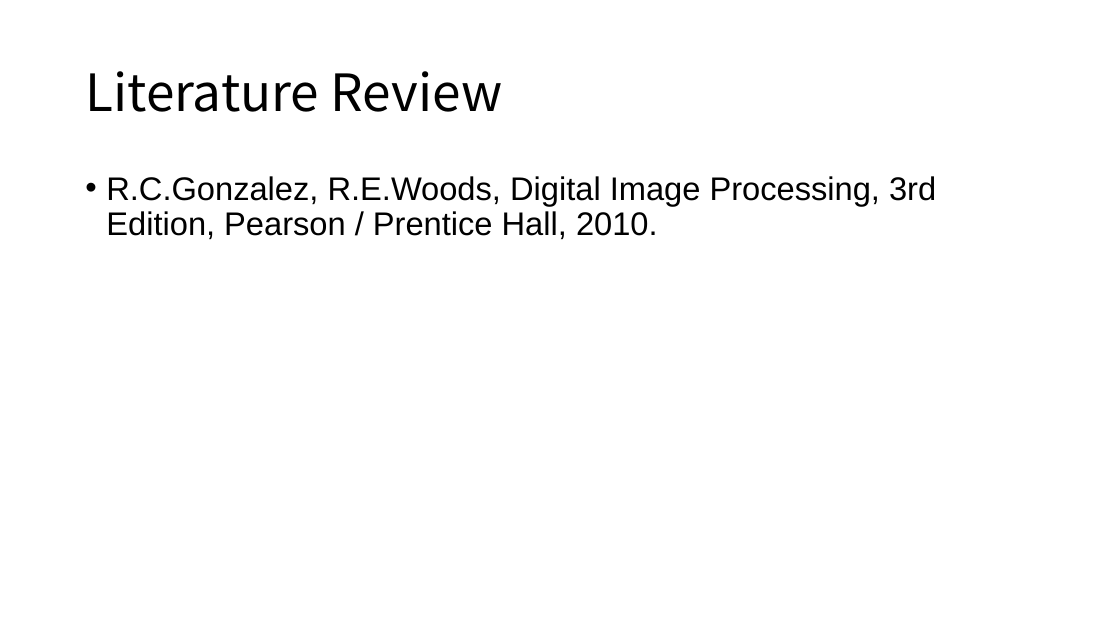
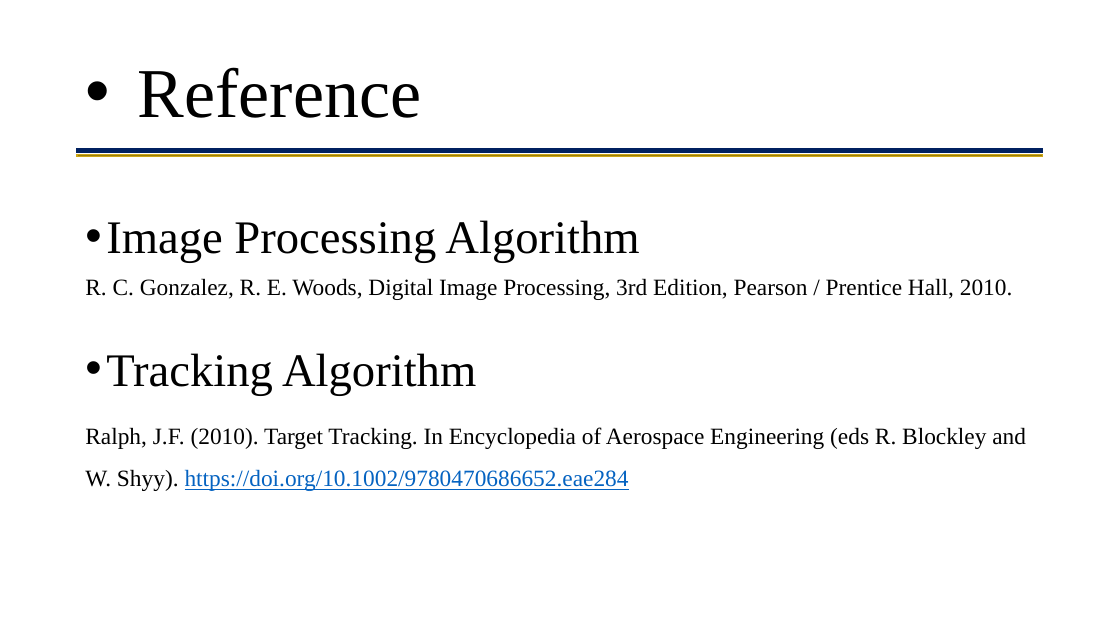
Before and after one commit to yezehao/final-year-project, a slide deck: slide 19 of deliverable/presentation/presentation.pptx (slide 6 before the commit). Drawn at 1120x630 pixels with LibreOffice and Linux fonts; fonts in the diff are those of the drawing. Boxes give left, top, right and bottom in pixels: in the first picture for what was removed or moved away, otherwise in the second. Text is boxed around its words. In the diff, an @@ line names an element or a change of style, - is before the commit and + after.

Commit message:
modify the PPT

```diff
--- a/deliverable/presentation/presentation.pptx
+++ b/deliverable/presentation/presentation.pptx
@@ title at bbox=[138, 67, 421, 118]: text changed; size 44 to 60 pt; font Noto Sans CJK SC to Times New Roman @@
-Literature Review
+• Reference
@@ rectangle added at bbox=[77, 149, 1044, 152], fill #002060, outline #002060 1 pt @@
@@ rectangle added at bbox=[77, 155, 1044, 156], fill #997B0F, outline #CDA715 1 pt @@
@@ text at bbox=[85, 220, 1026, 491]: text changed; size 28 to 20 pt; font Arial to Times New Roman @@
-• R.C.Gonzalez, R.E.Woods, Digital Image Processing, 3rd
-  Edition, Pearson / Prentice Hall, 2010.
+• Image Processing Algorithm
+R. C. Gonzalez, R. E. Woods, Digital Image Processing, 3rd Edition, Pearson / Prentice Hall, 2010.
+• Tracking Algorithm
+Ralph, J.F. (2010). Target Tracking. In Encyclopedia of Aerospace Engineering (eds R. Blockley and W. Shyy). https://doi.org/10.1002/9780470686652.eae284
```
Also in this commit, not shown: 6 other slides changed, 13 slides added, 5 slides removed, 1 other file.
